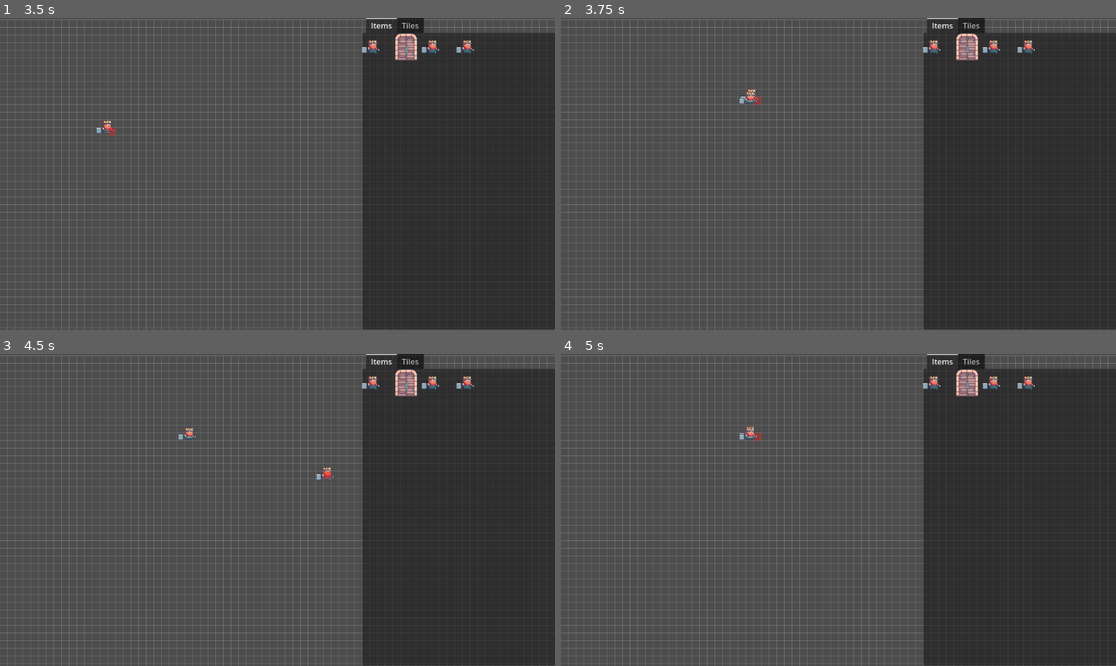
Above: before the commit, frames 1-4 (two rows, left to right).
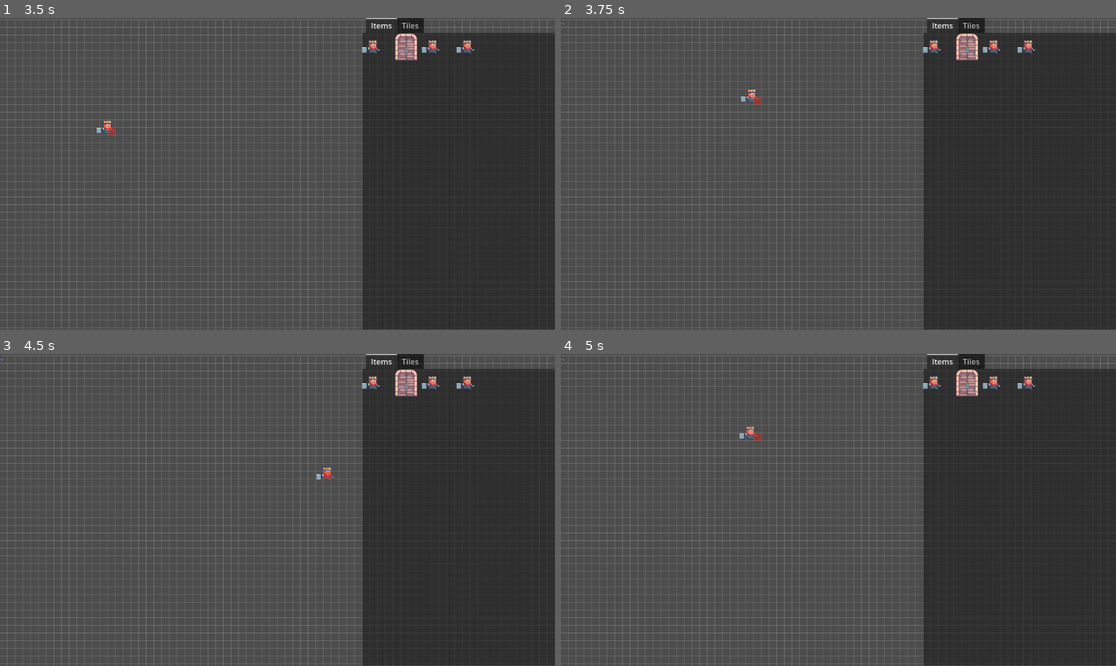
Above: after the commit, the same moments.

Repository: rickvl05/uva-pswe-D
Game: Godot game, scene res://scenes/main.tscn
Same seed, same stepped clock (60 frames per second), same inputs: the game is played once before the commit and once after it.
Inputs (mouse positions are in pixels of both pictures, inside the frame that each line leads up to):
- Up to frame 1 (3.5 s): tap Enter at 0.5, 2 s; drag from (377, 46) to (333, 105) at 0.52 s; tap Space at 1.25, 2.75 s; drag from (405, 46) to (249, 236) at 1.27 s; move the mouse to (438, 46) at 2.02 s; hold Left 2.03-2.75 s; hold X (place) 2.03-2.75 s; click (438, 46) at 2.3 s; drag from (471, 46) to (111, 127) at 2.77 s
- Up to frame 2 (3.75 s): tap Enter at 3.5 s; move the mouse to (755, 96) at 3.52 s; hold Down from 3.53 s (still down); hold X (place) from 3.53 s (still down); right-click (755, 96) at 3.6 s; click (755, 96) at 3.67 s
- Up to frame 3 (4.5 s): release Down at 4.25 s; release X (place) at 4.25 s; tap Space at 4.25 s; drag from (399, 494) to (194, 432) at 4.27 s
- Up to frame 4 (5 s): no input

Frame 1 is identical in both runs. In frame 2, less than 0.1% of the frame differs, in the area x 0-36%, y 1-28%; in frame 3, less than 0.1%; in frame 4, less than 0.1%.

Commit message:
level editor with drag and erase functions

Diff:
--- a/TileMapEditornew/scenes/main.tscn
+++ b/TileMapEditornew/scenes/main.tscn
@@ -153,6 +153,7 @@
 18:10/0 = 0
 19:10/0 = 0
 20:10/0 = 0
+3:2/0 = 0
 
 [sub_resource type="TileSetAtlasSource" id="TileSetAtlasSource_rhqcy"]
 texture = ExtResource("1_h83ib")
--- a/TileMapEditornew/scripts/Editor_Object.gd
+++ b/TileMapEditornew/scripts/Editor_Object.gd
@@ -2,6 +2,8 @@
 
 var can_place: bool = true
 var is_panning: bool = false
+var is_dragging: bool = false
+var item_held: bool = false
 
 @onready var level: Node = get_node("/root/main/World")
 @onready var editor: Node2D = get_node("/root/main/cam_container")
@@ -19,11 +21,10 @@
 @export var IsTile: bool
 
 signal move_editor_finished
+var drag_start_position: Vector2
+var drag_end_position: Vector2
 
-enum NavigationMode { NAVIGATE_TABS, NAVIGATE_ITEMS }
-var navigation_mode = NavigationMode.NAVIGATE_TABS
-var current_item_index = 0
-var previous_item = null
+const DRAG_THRESHOLD = 10
 
 func _ready() -> void:
 	print("level=", level)
@@ -32,19 +33,33 @@
 
 func _process(_delta: float) -> void:
 	global_position = get_global_mouse_position()
-
 	if !Global.playing:
 		handle_editor(global_position)
 	else:
-		if Input.is_action_just_pressed("mb_right"):
+		if Input.is_action_just_pressed("mb_left") and IsTile:
+			print("hi at ", global_position)
+			drag_start_position = global_position
+		elif Input.is_action_just_released("mb_left") and IsTile:
+			print("bye at ", global_position)
+			drag_end_position = global_position
+			if drag_start_position.distance_to(drag_end_position) > DRAG_THRESHOLD:
+					is_dragging = false
+					complete_drag()
+			else:
+				is_dragging = false
+			#if item_held:  # Only place a single tile if no item is held
+				#place_single_tile(global_position)
+		elif Input.is_action_just_pressed("mb_right"):
 			is_panning = true
 		elif Input.is_action_just_released("mb_right"):
 			is_panning = false
 
 func handle_editor(global_position):
 	if ( IsTile == false and can_place and Input.is_action_just_pressed("mb_left")):
+		item_held == true
 		select_item(current_item)
 	elif (IsTile == true and can_place and Input.is_action_just_pressed("mb_left")):
+		item_held == false
 		select_tile(current_rect)
 	pass
 
@@ -87,3 +102,47 @@
 	if event is InputEventMouseMotion:
 		if is_panning:
 			editor.global_position -= event.relative * editor_cam.zoom
+		if is_dragging:
+			print("is dragging")
+			drag_draw()
+
+func drag_draw():
+	global_position = get_global_mouse_position()
+	print("start draw at: ", global_position)
+
+func complete_drag():
+	var start_pos = tile_map.local_to_map(drag_start_position)
+	var end_pos = tile_map.local_to_map(drag_end_position)
+	draw_line_tiles(start_pos, end_pos)
+
+	print("Completed drag from ", start_pos, " to ", end_pos)
+
+func draw_line_tiles(start_pos: Vector2i, end_pos: Vector2i):
+	# Bresenham's line algorithm
+	var x0 = start_pos.x
+	var y0 = start_pos.y
+	var x1 = end_pos.x
+	var y1 = end_pos.y
+	var dx = abs(x1 - x0)
+	var dy = abs(y1 - y0)
+	var sx
+	var sy
+	if x0 < x1:
+		sx = 1
+	else: sx = -1
+	if y0 < y1:
+		sy = 1
+	else: sy = -1
+	var err = dx - dy
+
+	while true:
+		tile_map.set_cell(0, Vector2i(x0, y0), 0, current_tile_id, 0)
+		if x0 == x1 and y0 == y1:
+			break
+		var e2 = 2 * err
+		if e2 > -dy:
+			err -= dy
+			x0 += sx
+		if e2 < dx:
+			err += dx
+			y0 += sy
--- a/TileMapEditornew/scripts/MapMovement.gd
+++ b/TileMapEditornew/scripts/MapMovement.gd
@@ -31,7 +31,9 @@
 func _input(event):
 	if Global.playing:
 		if event is InputEventKey:
-			pass
+			if event.is_action_pressed("place"):
+				delete_obj()
+				print("item deleted")
 
 		elif event is InputEventMouseMotion:
 			using_mouse_input = true
@@ -58,9 +60,13 @@
 		print("item ", editor_object.current_item)
 		print("tile ", editor_object.current_rect)
 		if editor_object.IsTile == false:
-			new_item.global_position = grid_position * cell_size
-			placed_items[grid_position] = new_item
-			print("placed: ", item_scene, "at: ", grid_position)
+			if get_cell_source_id(0, grid_position) == -1:
+				new_item.global_position = grid_position * cell_size
+				placed_items[grid_position] = new_item
+				print(placed_items[grid_position])
+				print("placed: ", item_scene, "at: ", grid_position)
+			else:
+				print("cell already occupied")
 
 		# for tile
 		elif editor_object.IsTile == true:
@@ -86,3 +92,12 @@
 
 func snap_to_grid(position: Vector2) -> Vector2:
 	return Vector2(floor(position.x), floor(position.y))
+
+func delete_obj():
+	if is_item_already_placed(grid_position):
+		var removed_item = placed_items[grid_position]
+		remove_child(removed_item)
+		placed_items[grid_position] = null
+	else:
+		set_cell(0, grid_position, 0, Vector2i(3,2))
+		print("cell deleted")
